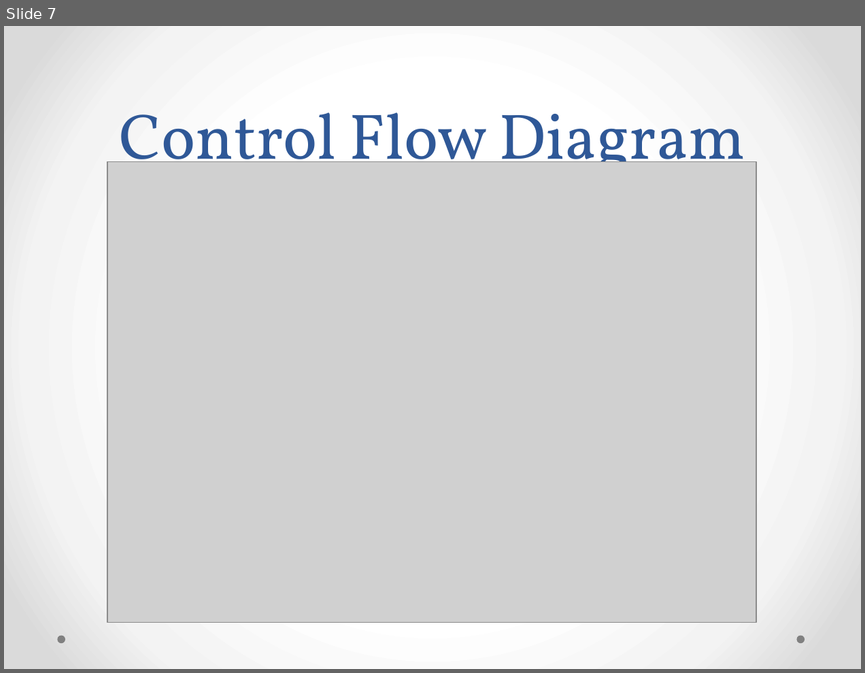
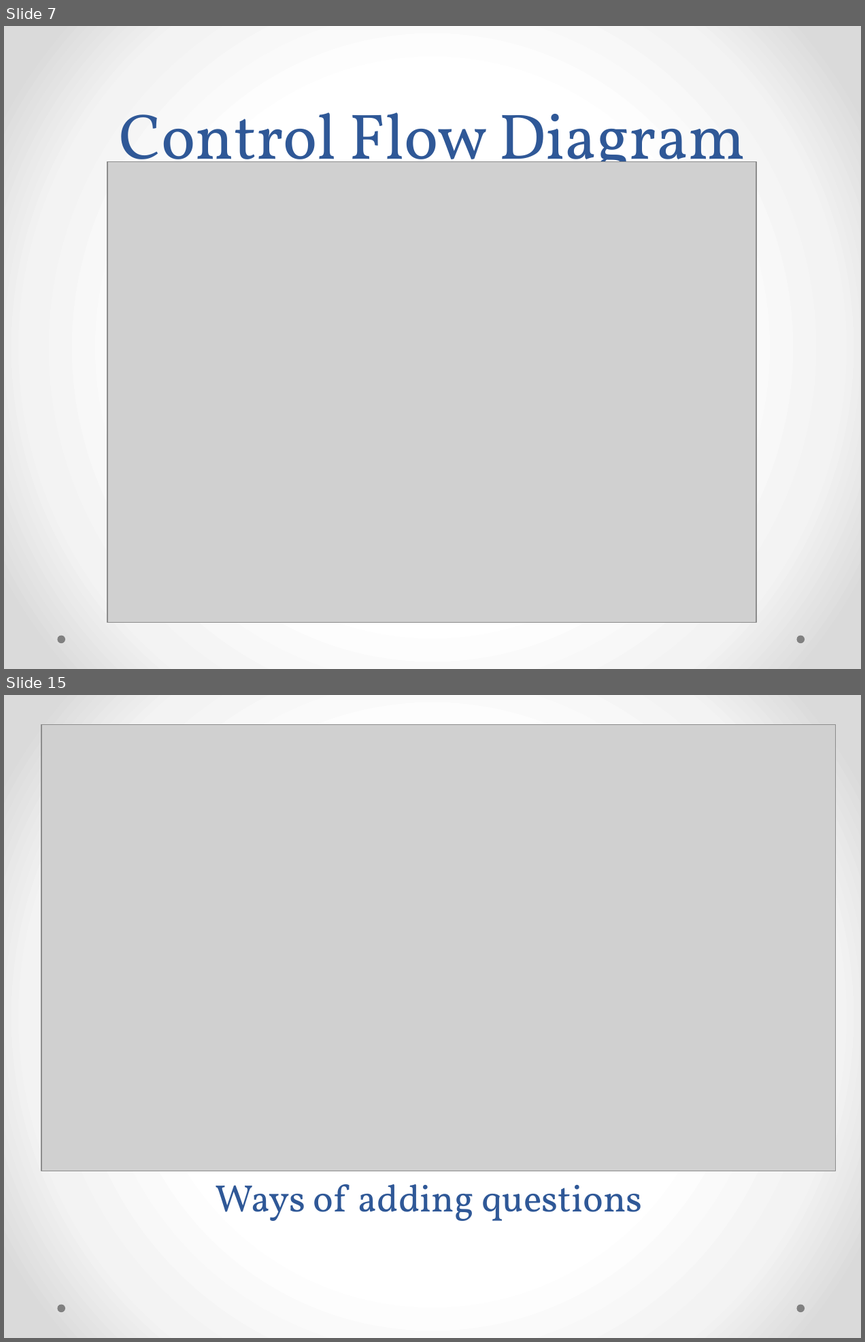
Before and after one commit to ShreyasJejurkar/AutomaticQuestionPaperGeneration, a slide deck: BE project/review 4.pptx. Shown one above the other, each under a label of ours: slide 7 before the commit, slides 7 and 15 after it; the slides between them are not shown. The pictures are 865x673 and 865x1342 pixels, drawn with LibreOffice and Linux fonts; fonts in the diff are those of the drawing; grey boxes stand for pictures. Boxes give left, top, right and bottom in pixels: in the first picture for what was removed or moved away, otherwise in the second. Text is boxed around its words. In the diff, an @@ line names an element or a change of style, - is before the commit and + after.

```diff
--- a/BE project/review 4.pptx
+++ b/BE project/review 4.pptx
@@ slide 15 added at box(4, 695, 861, 1338), background gradient #FFFFFF to #F4F4F4 to #DADADA; not listed: 2 template elements that a slide beside it also shows @@
@@ picture added at box(41, 725, 835, 1172) @@
@@ title added at box(215, 1184, 642, 1221), 32 pt, text #2F5897 @@
+Ways of adding questions
```
Also in this commit, not shown: 1 slide changed, 10 other slides added, 3 other files.
